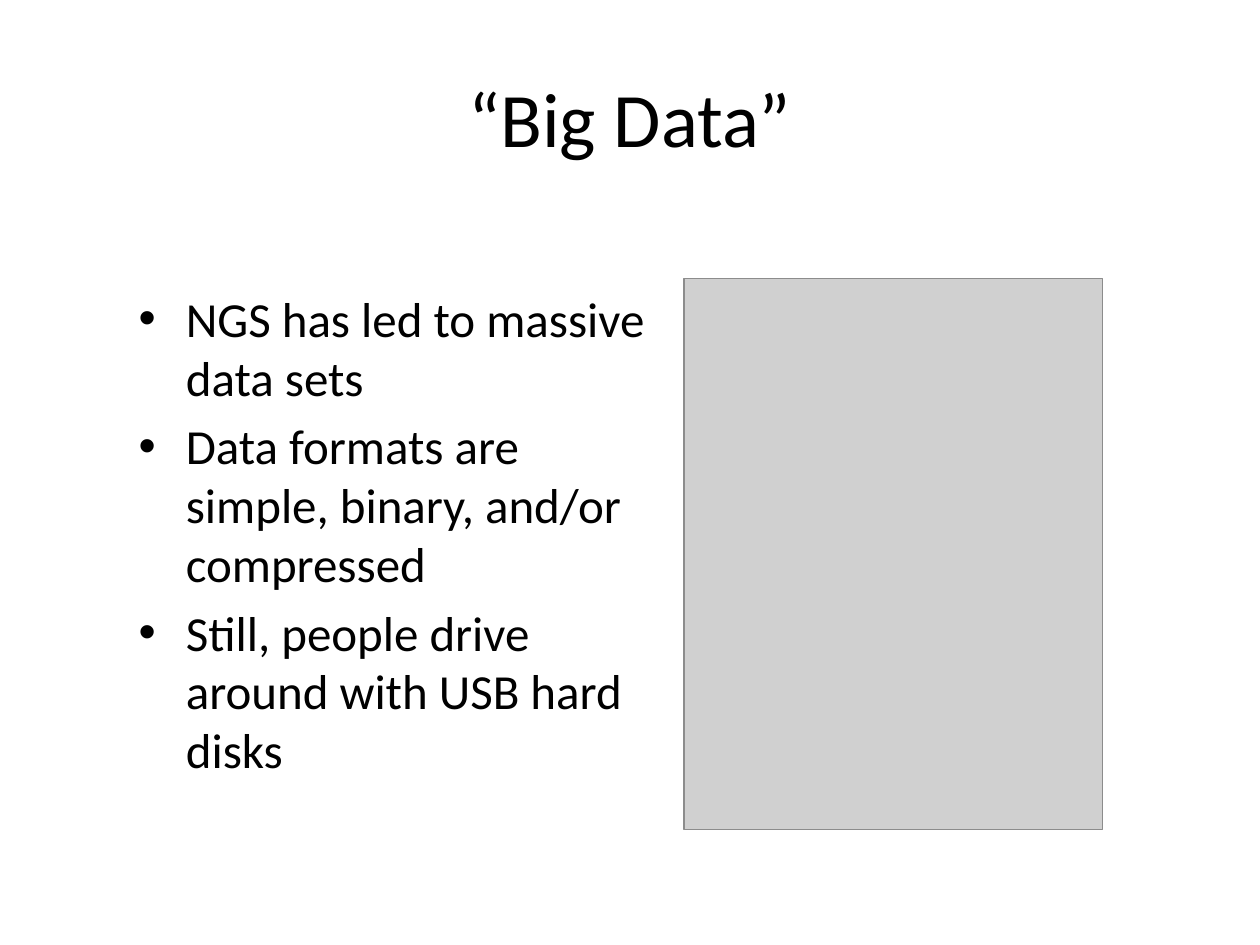
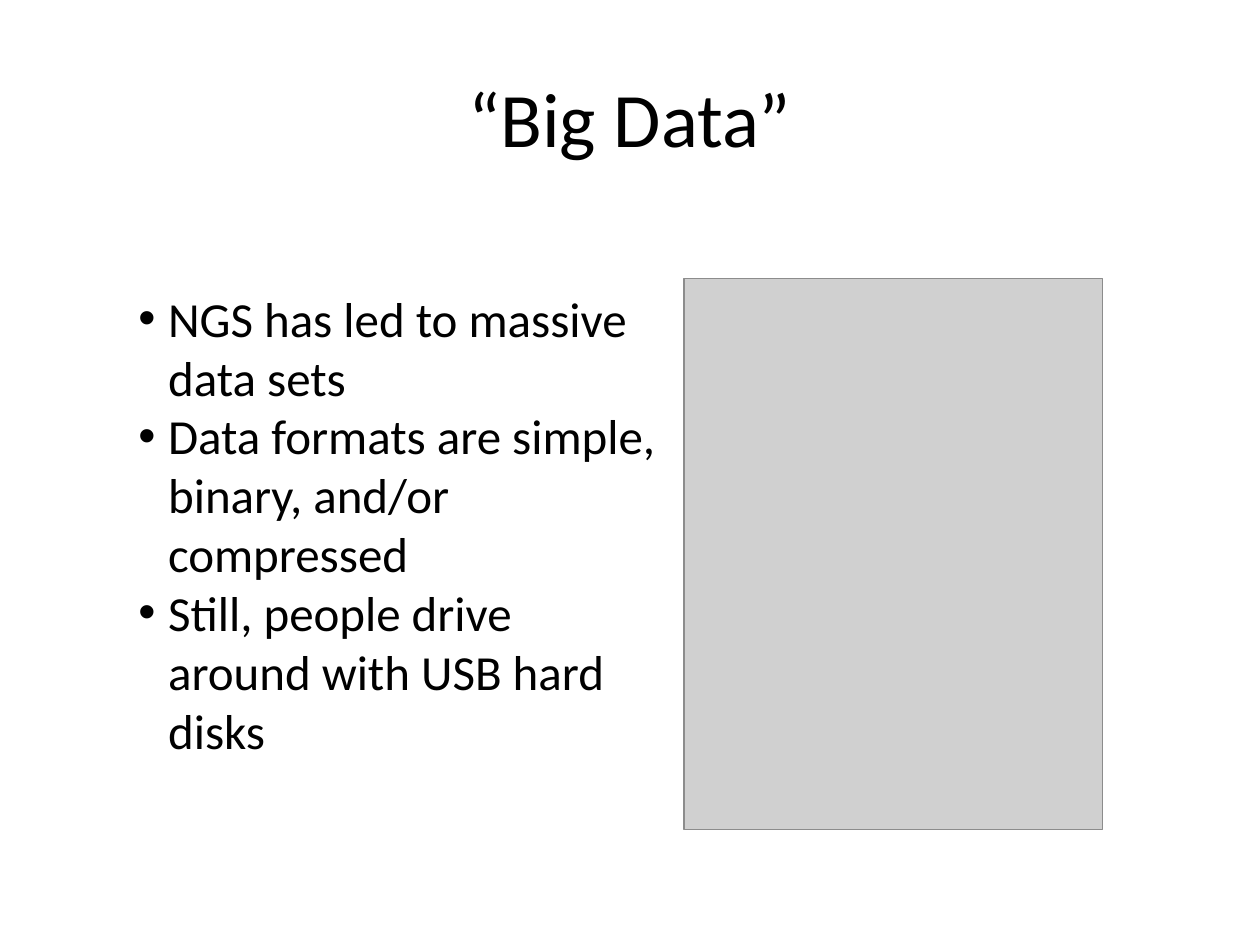
Before and after one commit to naturalis/arangs, a slide deck: slide 4 of doc/slides/day4/session2/DataSharing.pptx. Drawn at 1260x945 pixels with LibreOffice and Linux fonts; fonts in the diff are those of the drawing; grey boxes stand for pictures. Boxes give left, top, right and bottom in pixels: in the first picture for what was removed or moved away, otherwise in the second. Text is boxed around its words. In the diff, an @@ line names an element or a change of style, - is before the commit and + after.

```diff
--- a/doc/slides/day4/session2/DataSharing.pptx
+++ b/doc/slides/day4/session2/DataSharing.pptx
@@ text "NGS has led to massive ..." at bbox=[168, 303, 655, 750]: indent changed; less space between paragraphs @@
```
Also in this commit, not shown: 7 other slides changed, 1 slide added, 1 slide removed, 1 other file.
